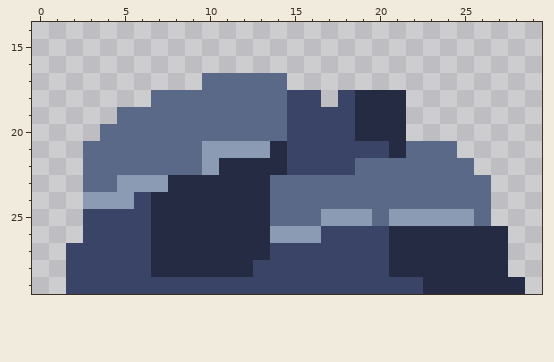
File history of a pixel-art sprite, src/resources/assets/spr_rock.png. The picture above was drawn from the file before the commit.
The file is 30x30 pixels. Shown: x 0..29, y 14..29.
New version:
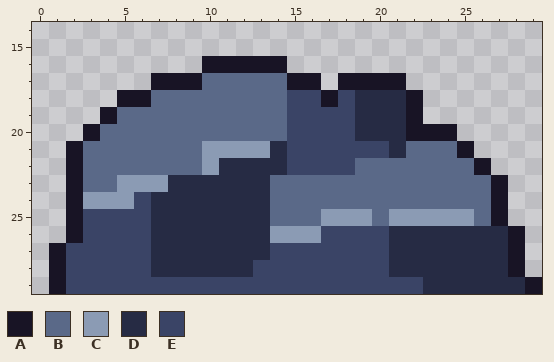
Palette (. is transparent): A #181425  B #5a6988  C #8b9bb4  D #262b44  E #3a4466
What changed:
@@ x 0..29 @@
 15 ..............................
-16 ..............................
-17 ..........BBBBB...............
-18 .......BBBBBBBBEE.EDDD........
-19 .....BBBBBBBBBBEEEEDDD........
-20 ....BBBBBBBBBBBEEEEDDD........
-21 ...BBBBBBBCCCCDEEEEEEDBBB.....
-22 ...BBBBBBBCDDDDEEEEBBBBBBB....
-23 ...BBCCCDDDDDDBBBBBBBBBBBBB...
-24 ...CCCEDDDDDDDBBBBBBBBBBBBB...
-25 ...EEEEDDDDDDDBBBCCCBCCCCCB...
-26 ...EEEEDDDDDDDCCCEEEEDDDDDDD..
-27 ..EEEEEDDDDDDDEEEEEEEDDDDDDD..
-28 ..EEEEEDDDDDDEEEEEEEEDDDDDDD..
-29 ..EEEEEEEEEEEEEEEEEEEEEDDDDDD.
+16 ..........AAAAA...............
+17 .......AAABBBBBAA.AAAA........
+18 .....AABBBBBBBBEEAEDDDA.......
+19 ....ABBBBBBBBBBEEEEDDDA.......
+20 ...ABBBBBBBBBBBEEEEDDDAAA.....
+21 ..ABBBBBBBCCCCDEEEEEEDBBBA....
+22 ..ABBBBBBBCDDDDEEEEBBBBBBBA...
+23 ..ABBCCCDDDDDDBBBBBBBBBBBBBA..
+24 ..ACCCEDDDDDDDBBBBBBBBBBBBBA..
+25 ..AEEEEDDDDDDDBBBCCCBCCCCCBA..
+26 ..AEEEEDDDDDDDCCCEEEEDDDDDDDA.
+27 .AEEEEEDDDDDDDEEEEEEEDDDDDDDA.
+28 .AEEEEEDDDDDDEEEEEEEEDDDDDDDA.
+29 .AEEEEEEEEEEEEEEEEEEEEEDDDDDDA
Where, in picture pixels (left, top, right, bottom), the same in both pictures:
added: (49, 56, 542, 294)
